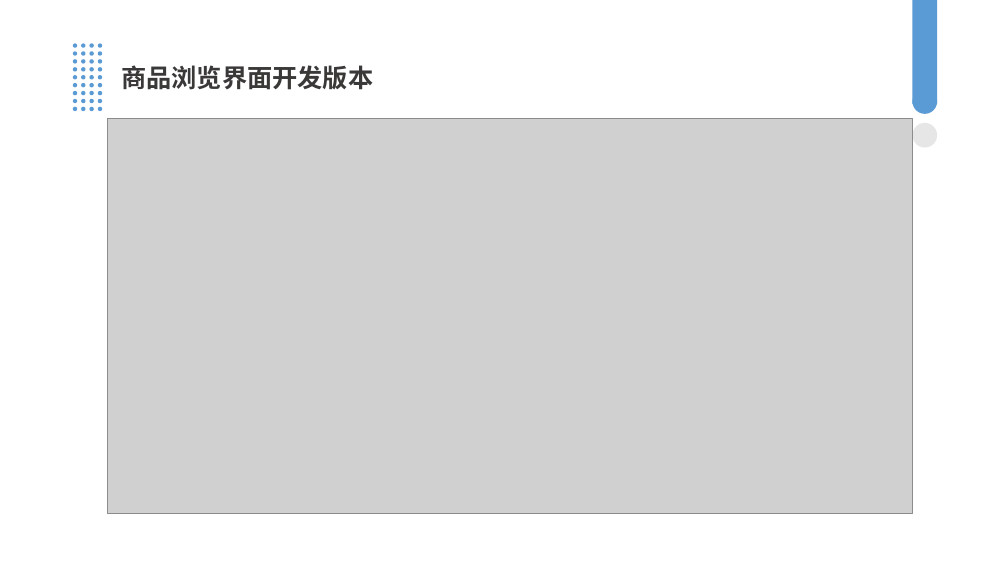
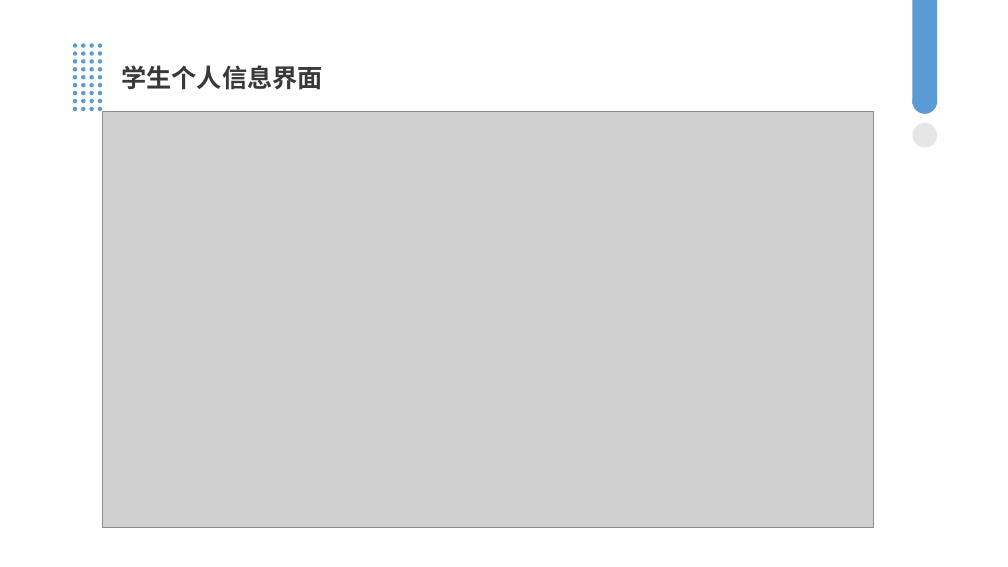
Before and after one commit to darkdungeon30/ZJGSU-Score, a slide deck: slide 16 of web前端/课程评分系统PPT.pptx. Drawn at 1008x567 pixels with LibreOffice and Linux fonts; fonts in the diff are those of the drawing; grey boxes stand for pictures. Boxes give left, top, right and bottom in pixels: in the first picture for what was removed or moved away, otherwise in the second. Text is boxed around its words. In the diff, an @@ line names an element or a change of style, - is before the commit and + after.

```diff
--- a/web前端/课程评分系统PPT.pptx
+++ b/web前端/课程评分系统PPT.pptx
@@ text at [121, 65, 323, 90]: text changed @@
-商品浏览界面开发版本
+学生个人信息界面
@@ picture: place and size @@
-picture at [107, 118, 913, 513]
+picture at [102, 111, 873, 528]
```
Also in this commit, not shown: 2 other slides changed, 7 slides added, 1 slide removed.
